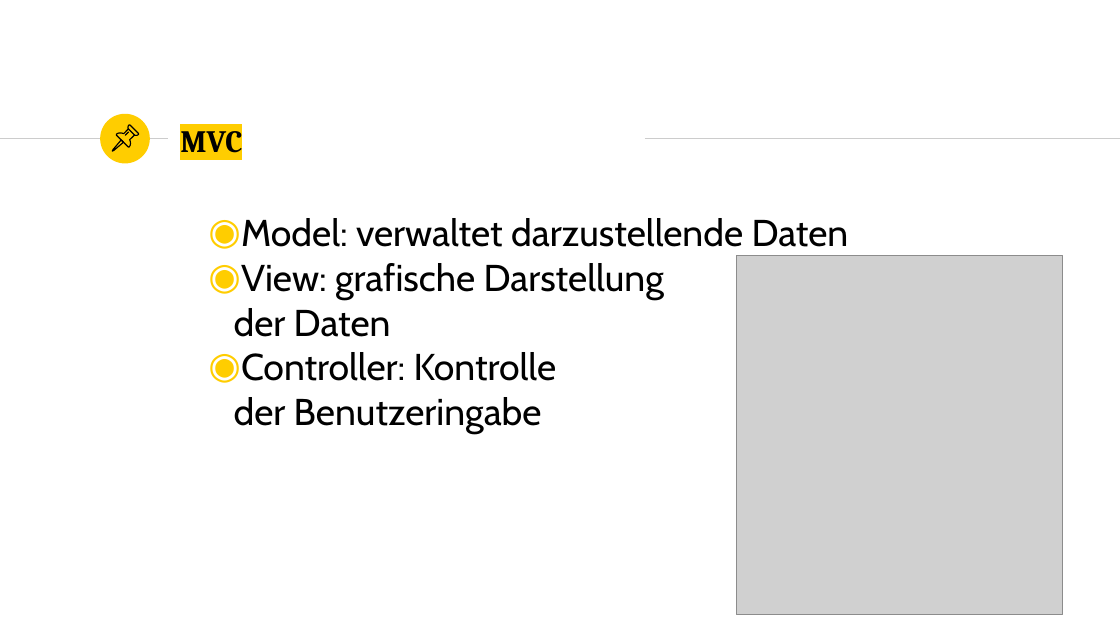
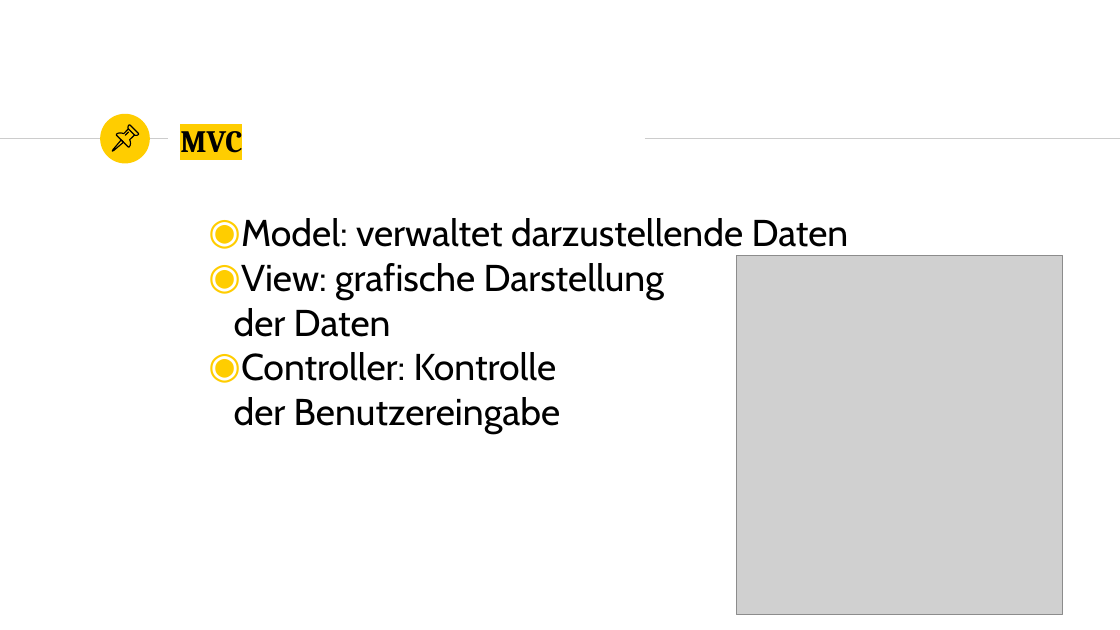
Before and after one commit to marcelherd/OOT-Projekt, a slide deck: slide 42 of Presentation/Presentation.pptx. Drawn at 1120x630 pixels with LibreOffice and Linux fonts; fonts in the diff are those of the drawing; grey boxes stand for pictures. Boxes give left, top, right and bottom in pixels: in the first picture for what was removed or moved away, otherwise in the second. Text is boxed around its words. In the diff, an @@ line names an element or a change of style, - is before the commit and + after.

Commit message:
Updated presentation

```diff
--- a/Presentation/Presentation.pptx
+++ b/Presentation/Presentation.pptx
@@ text at <box>234,397,560,434</box>: text changed @@
-der Benutzeringabe
+der Benutzereingabe
```
Also in this commit, not shown: 1 other slide changed.
